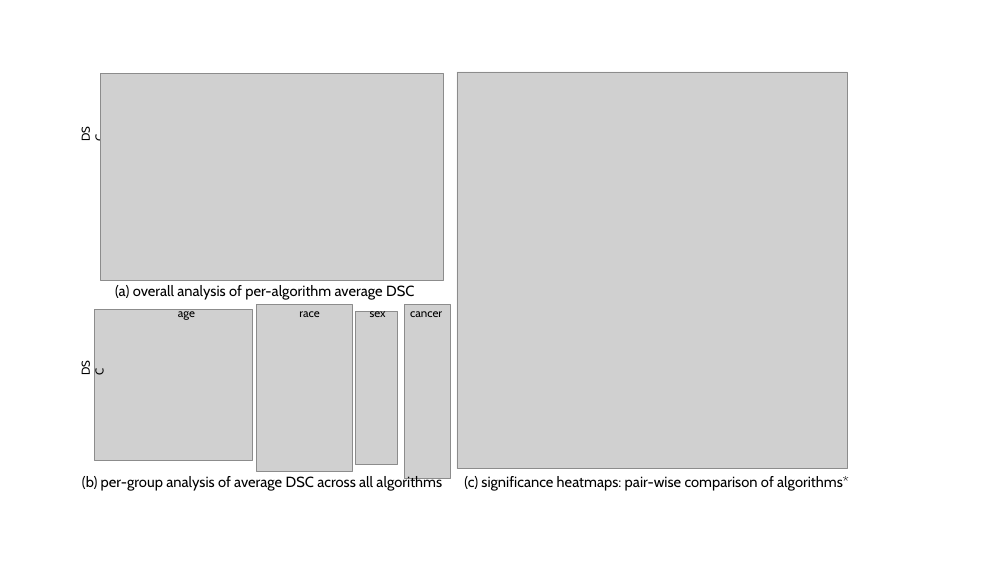
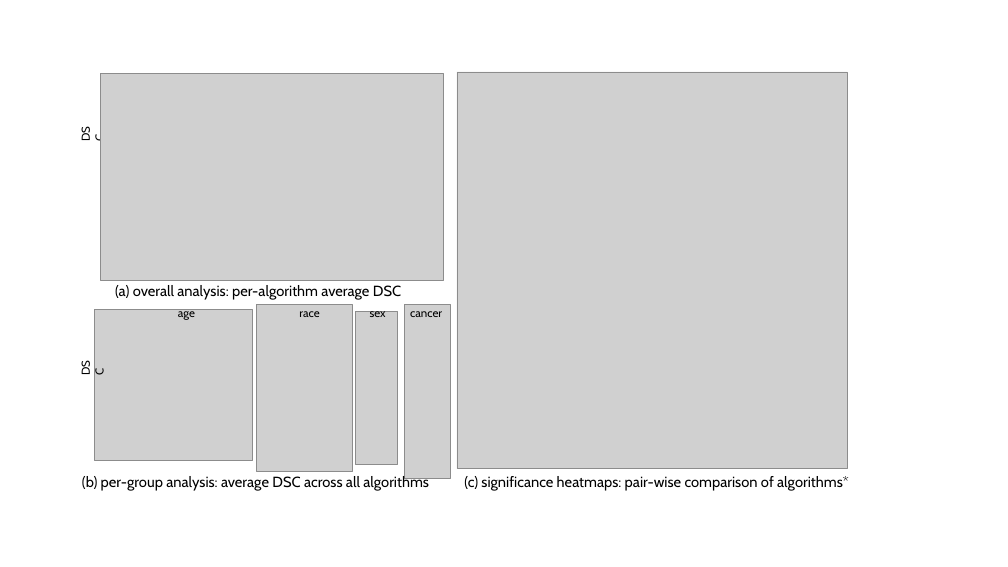
Before and after one commit to MrGiovanni/Touchstone, a slide deck: slide 1 of utils/JHHAnalysis.pptx. Drawn at 1008x567 pixels with LibreOffice and Linux fonts; fonts in the diff are those of the drawing; grey boxes stand for pictures. Boxes give left, top, right and bottom in pixels: in the first picture for what was removed or moved away, otherwise in the second. Text is boxed around its words. In the diff, an @@ line names an element or a change of style, - is before the commit and + after.

```diff
--- a/utils/JHHAnalysis.pptx
+++ b/utils/JHHAnalysis.pptx
@@ text at [115, 285, 369, 300]: text changed @@
-(a) overall analysis of per-algorithm average DSC
+(a) overall analysis: per-algorithm average DSC
@@ text at [82, 475, 429, 491]: text changed @@
-(b) per-group analysis of average DSC across all algorithms
+(b) per-group analysis: average DSC across all algorithms
```
Also in this commit, not shown: 1 other file.
